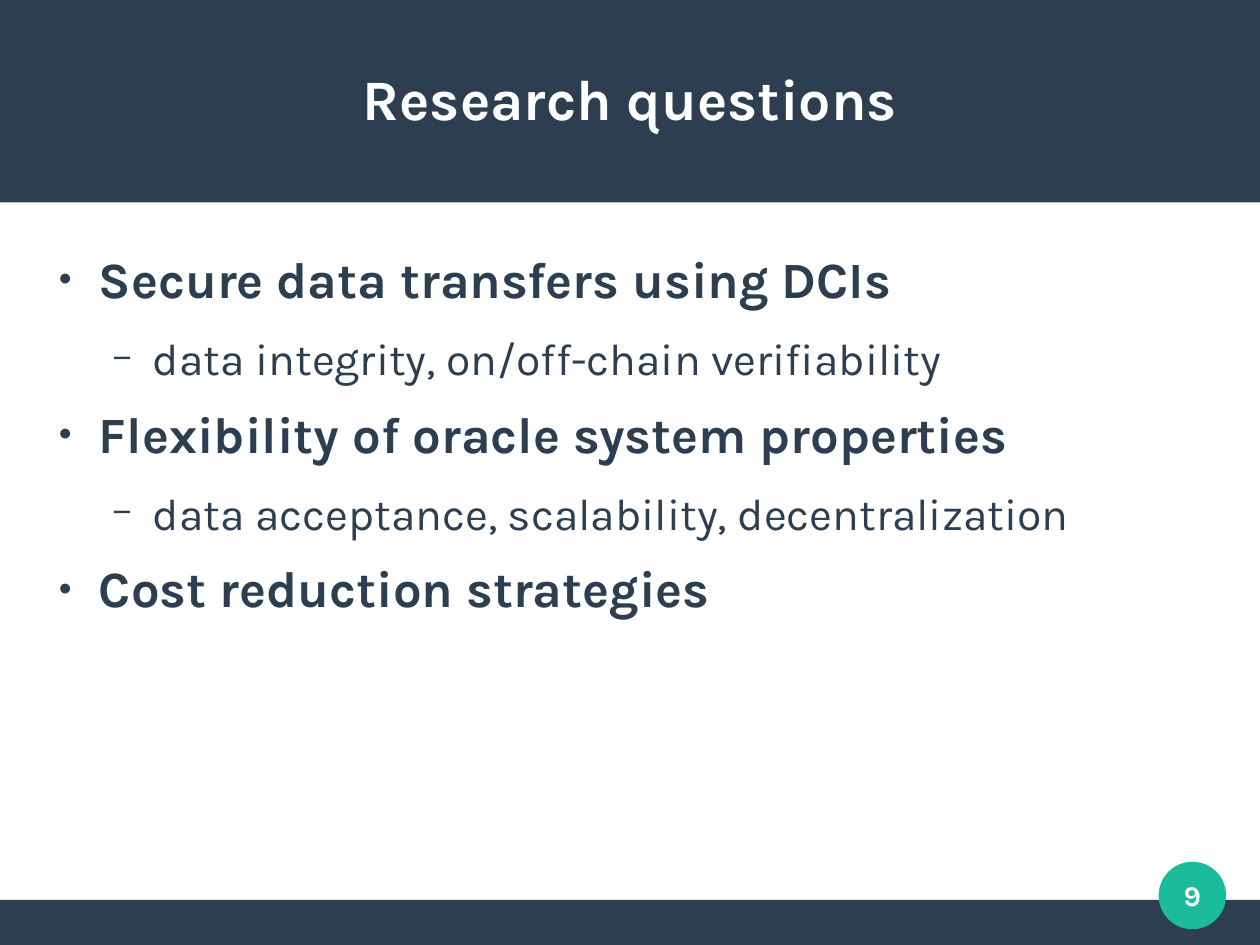
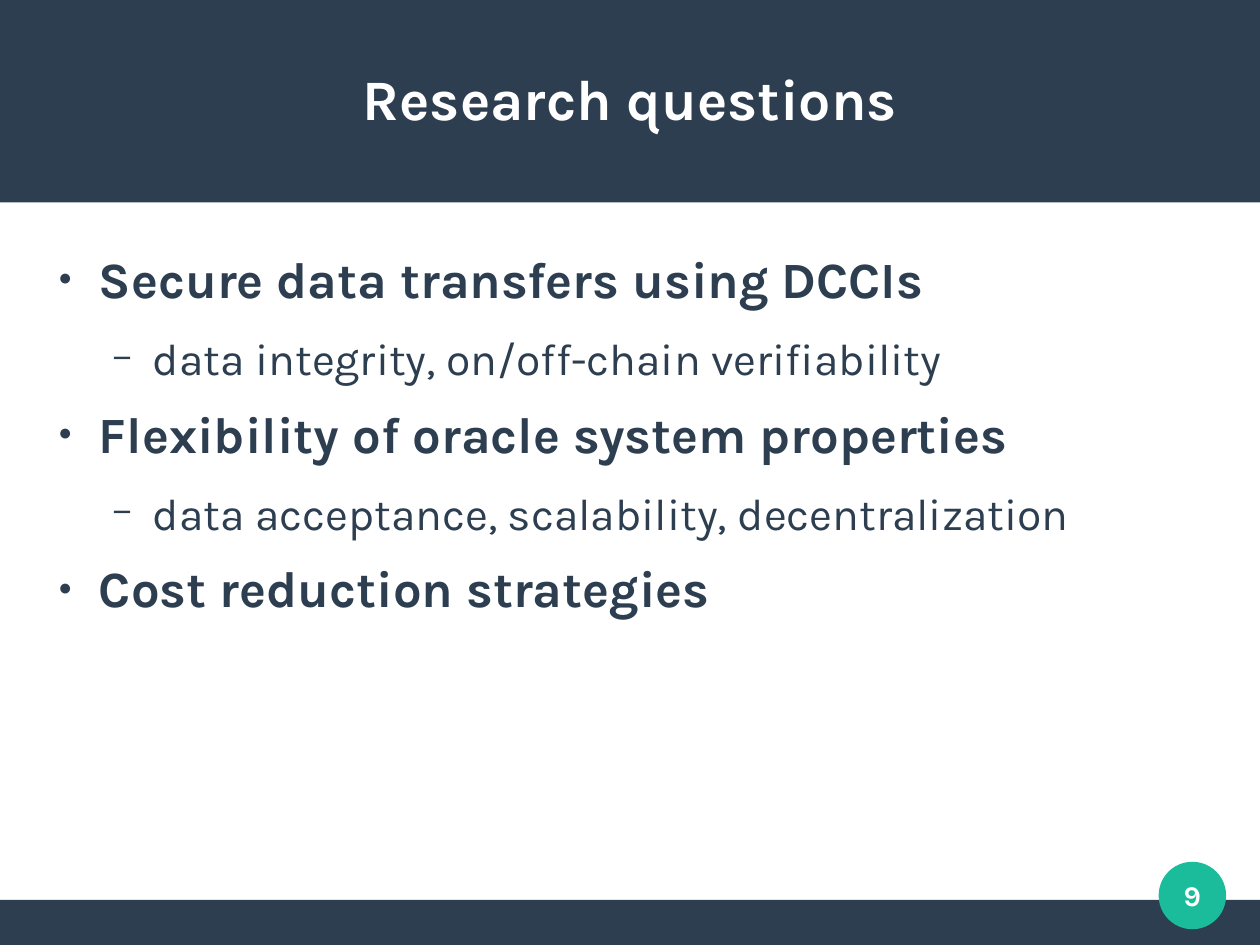
Before and after one commit to mbettinger/OT4-Lecture, a slide deck: slide 9 of Presentation - Cross-chain oracles with Decentralized computing.odp. Drawn at 1260x945 pixels with LibreOffice and Linux fonts; fonts in the diff are those of the drawing. Boxes give left, top, right and bottom in pixels: in the first picture for what was removed or moved away, otherwise in the second. Text is boxed around its words. In the diff, an @@ line names an element or a change of style, - is before the commit and + after.

```diff
--- a/Presentation - Cross-chain oracles with Decentralized computing.odp
+++ b/Presentation - Cross-chain oracles with Decentralized computing.odp
@@ text at [99, 262, 923, 310]: text changed @@
-● Secure data transfers using DCIs
+● Secure data transfers using DCCIs
```
Also in this commit, not shown: 3 other slides changed, 1 slide added, 4 slides removed, 8 other files.
